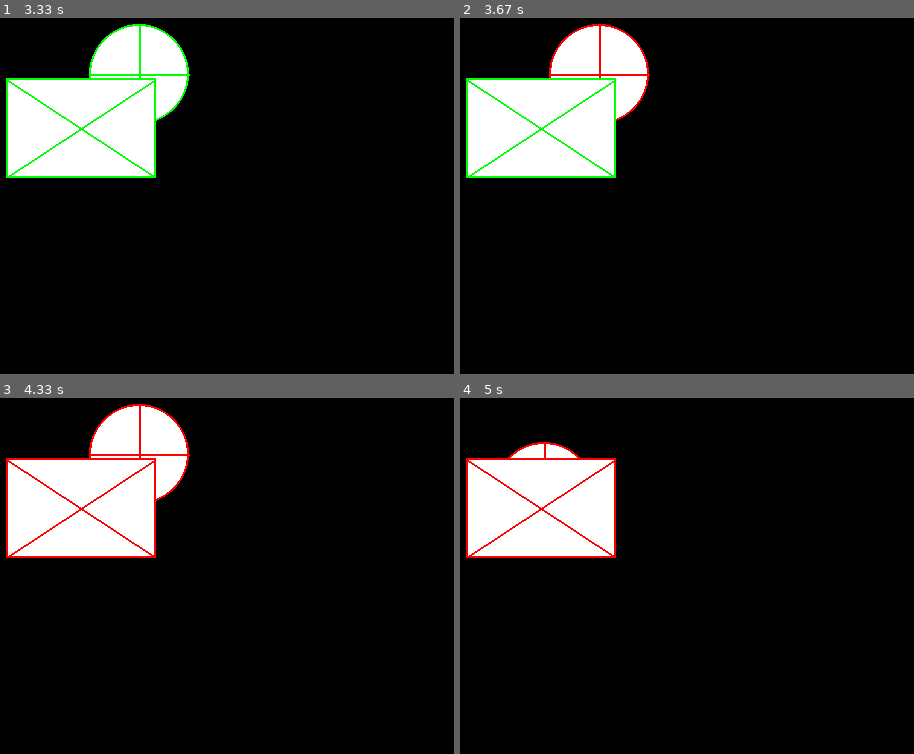
Above: before the commit, frames 1-4 (two rows, left to right).
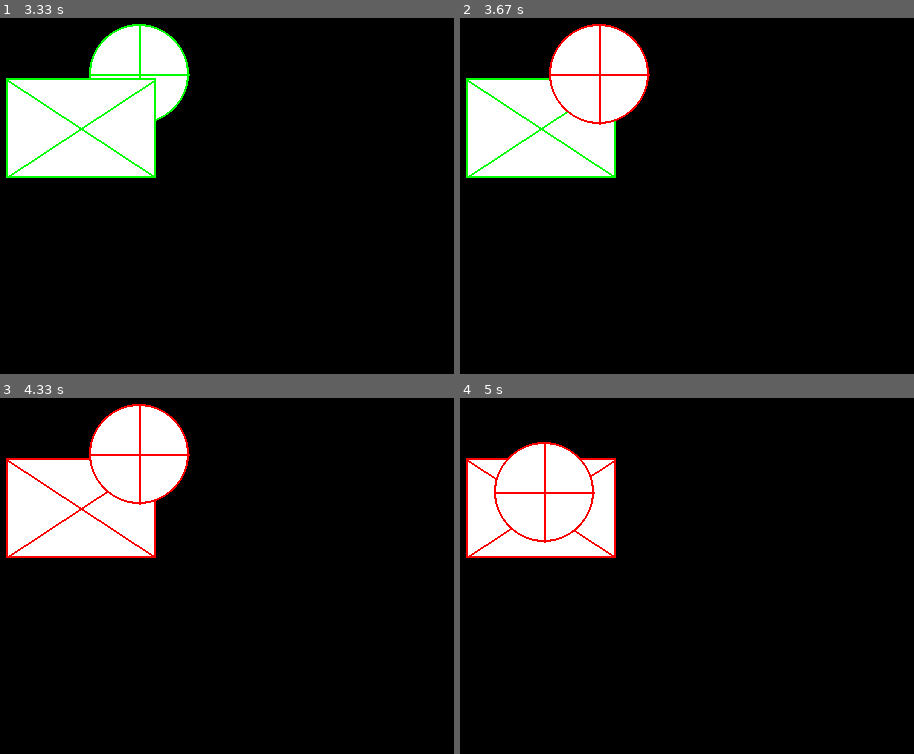
Above: after the commit, the same moments.

Repository: Supermango407/SPMG
Game: pygame game, started from test.py
Two runs of this game, one before a commit and one after it. Both use one fixed random seed, a clock stepped at 60 frames per second and the inputs below.
Inputs (mouse positions are in pixels of both pictures, inside the frame that each line leads up to):
- Up to frame 1 (3.33 s): click (245, 231) at 0.38 s; press the mouse at (245, 231) at 0.7 s; move the mouse to (272, 252) at 0.8 s; release the mouse at (304, 274) at 0.93 s; click (108, 39) at 1.08 s; press the mouse at (245, 231) at 1.53 s; move the mouse to (313, 270) at 1.63 s; release the mouse at (376, 309) at 1.77 s; click (163, 60) at 1.88 s; press the mouse at (163, 60) at 2.2 s; move the mouse to (258, 99) at 2.3 s; release the mouse at (354, 139) at 2.43 s; click (426, 331) at 2.55 s; press the mouse at (426, 331) at 2.87 s; move the mouse to (276, 235) at 2.97 s; release the mouse at (131, 139) at 3.1 s; press the mouse at (426, 331) at 3.2 s; move the mouse to (outside the picture) at 3.3 s
- Up to frame 2 (3.67 s): release the mouse at (outside the picture) at 3.43 s; click (623, 64) at 3.55 s
- Up to frame 3 (4.33 s): press the mouse at (163, 444) at 3.87 s; move the mouse to (286, 586) at 3.97 s; release the mouse at (404, 732) at 4.1 s; click (145, 490) at 4.25 s
- Up to frame 4 (5 s): press the mouse at (623, 444) at 4.53 s; move the mouse to (600, 568) at 4.63 s; release the mouse at (578, 693) at 4.77 s; press the mouse at (623, 444) at 4.87 s; move the mouse to (568, 483) at 4.97 s

Frame 1 is identical in both runs. In frame 2, 0.3% of the frame differs, in the area x 19-35%, y 16-31%; in frame 3, 0.3%; in frame 4, 0.7%, in the area x 7-30%, y 16-41%.

Commit message:
made dragging gameobject move to top

Diff:
--- a/draggable.py
+++ b/draggable.py
@@ -24,7 +24,8 @@
         global start_dragging
 
         if event.type == pygame.MOUSEBUTTONDOWN:
-            if self.collider.mouse_over(): # clicks `self`
+            if currently_dragging == None and self.collider.mouse_over(): # clicks `self`
+                self.render_on_top()
                 currently_dragging = self
                 dragging_offset = self.global_position() - Vector2(pygame.mouse.get_pos())
                 start_dragging = self.global_position()
--- a/gameobject.py
+++ b/gameobject.py
@@ -24,7 +24,8 @@
     @staticmethod
     def static_event(event:pygame.event.Event):
         """called every pygame event."""
-        for gameobject in Gameobject.gameobjects:
+        # reversed so that the gamobjects on top have click events before once beneath them
+        for gameobject in reversed(Gameobject.gameobjects):
             if gameobject.listen:
                 gameobject.event(event)
 
@@ -74,6 +75,20 @@
         for child in self.children:
             child.set_position()
 
+    def render_on_top(self, move_parrent:bool=True):
+        """
+            moves `self` to the top of the gameobjects for drawing.
+            move_parrent: if True will move it's parrents to the top as well.
+        """
+        if not move_parrent or self.parrent == None:
+            Gameobject.gameobjects.remove(self)
+            Gameobject.gameobjects.append(self)
+
+            for child in self.children:
+                child.render_on_top(move_parrent=False)
+        else:
+            self.parrent.render_on_top(move_parrent=True)
+
     # returning methods
     def global_position(self) -> Vector2:
         if self.parrent != None:
--- a/test.py
+++ b/test.py
@@ -3,8 +3,7 @@
 import os
 from gameobject import Gameobject
 from collider import CircleCollider, RectCollider
-from draggable import draggable, currently_dragging
-import inspect
+from draggable import draggable
 
 
 @draggable
@@ -23,11 +22,11 @@
     def draw(self):
         pygame.draw.circle(Gameobject.window, self.color, self.global_position(), self.radius)
 
-    def started_dragging(self):
-        print('started', self)
+    # def started_dragging(self):
+        # print('started', self)
 
     def stopped_dragging(self, start:Vector2, end:Vector2):
-        print('stopped', start, end, self)
+        # print('stopped', start, end, self)
         self.set_position(start)
 
     # def update(self):
@@ -50,11 +49,11 @@
         pos = self.global_position()
         pygame.draw.rect(Gameobject.window, self.color, (pos.x, pos.y, self.size[0], self.size[1]))
 
-    def started_dragging(self):
-        print('started', self)
+    # def started_dragging(self):
+    #     print('started', self)
 
-    def stopped_dragging(self, start:Vector2, end:Vector2):
-        print('stopped', start, end, self)
+    # def stopped_dragging(self, start:Vector2, end:Vector2):
+    #     print('stopped', start, end, self)
 
     # def update(self):
     #     super().update()
@@ -67,11 +66,11 @@
 
 if __name__ == '__main__':
     # move window to second monitor
-    os.environ['SDL_VIDEO_WINDOW_POS'] = "%d,%d" % (1400,75)
+    # os.environ['SDL_VIDEO_WINDOW_POS'] = "%d,%d" % (1400,75)
 
     # initiate window
     pygame.init()
-    pygame.display.set_caption("Table Top")
+    pygame.display.set_caption("SPMG")
 
     # Set global vars
     window = pygame.display.set_mode((512, 512))
@@ -89,7 +88,6 @@
             else:
                 Gameobject.static_event(event)
 
-        # print(currently_dragging)
         Gameobject.static_update()
         pygame.display.update()
         clock.tick(30)
